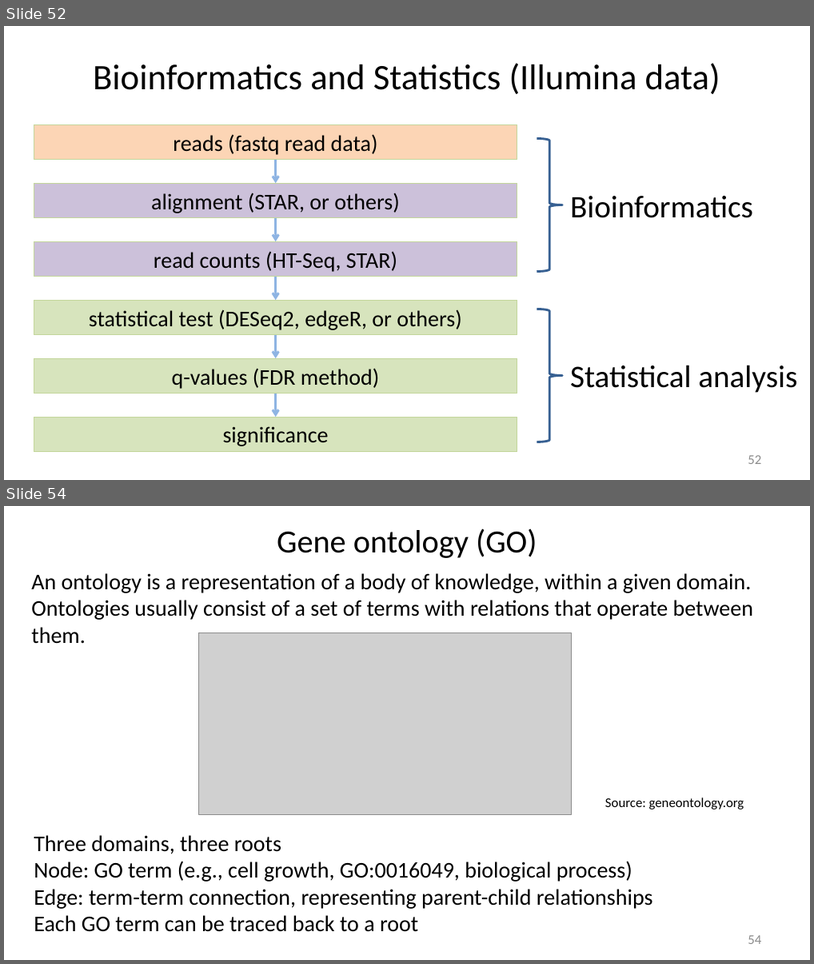
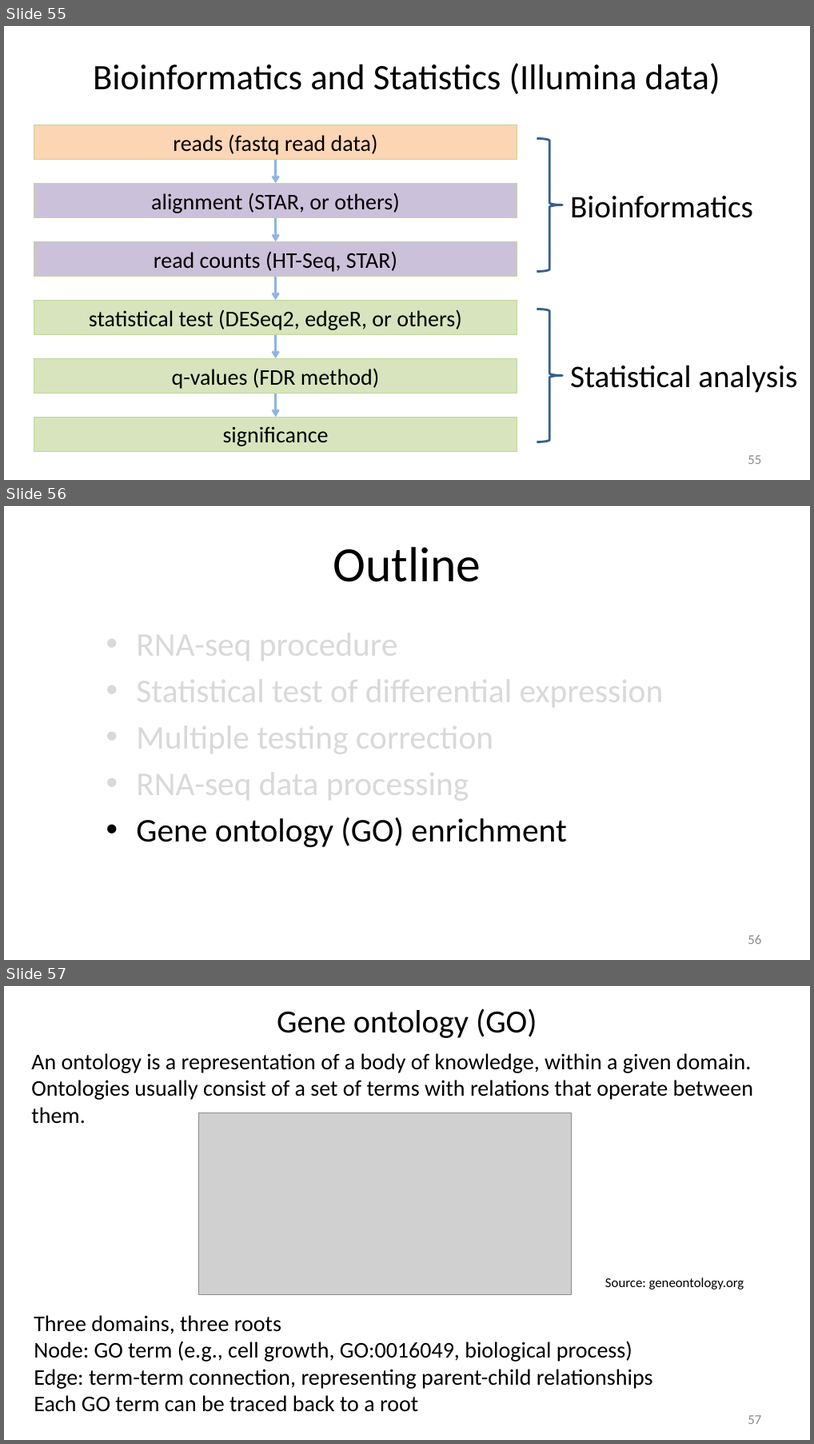
Before and after one commit to liu3zhenlab/teaching, a slide deck: RNA-Seq-Workshop/2026/lectures/IGF26_RNA-seq.pptx. Shown one above the other, each under a label of ours: slides 52 and 54 before the commit, slides 55, 56 and 57 after it; the slides between them are not shown. The pictures are 814x964 and 814x1444 pixels, drawn with LibreOffice and Linux fonts; fonts in the diff are those of the drawing; grey boxes stand for pictures. Boxes give left, top, right and bottom in pixels: in the first picture for what was removed or moved away, otherwise in the second. Text is boxed around its words. In the diff, an @@ line names an element or a change of style, - is before the commit and + after.

```diff
--- a/RNA-Seq-Workshop/2026/lectures/IGF26_RNA-seq.pptx
+++ b/RNA-Seq-Workshop/2026/lectures/IGF26_RNA-seq.pptx
@@ slide 56 added at bbox=[4, 506, 810, 960], background #FFFFFF @@
@@ title added at bbox=[333, 547, 481, 582], 44 pt, text #000000 @@
+Outline
@@ text added at bbox=[136, 624, 664, 847], 29.6 pt, text #D9D9D9 @@
+• RNA-seq procedure
+• Statistical test of differential expression
+• Multiple testing correction
+• RNA-seq data processing
+• Gene ontology (GO) enrichment
@@ page number added at bbox=[748, 935, 762, 944], 12 pt, text #8C8C8C @@
+56
@@ what was slide 52 is now slide 55 @@
@@ page number at bbox=[748, 455, 762, 464]: text changed @@
-52
+55
@@ what was slide 54 is now slide 57 @@
@@ page number at bbox=[748, 1415, 762, 1424]: text changed @@
-54
+57
```
Also in this commit, not shown: 9 slides changed, 3 other slides added.
